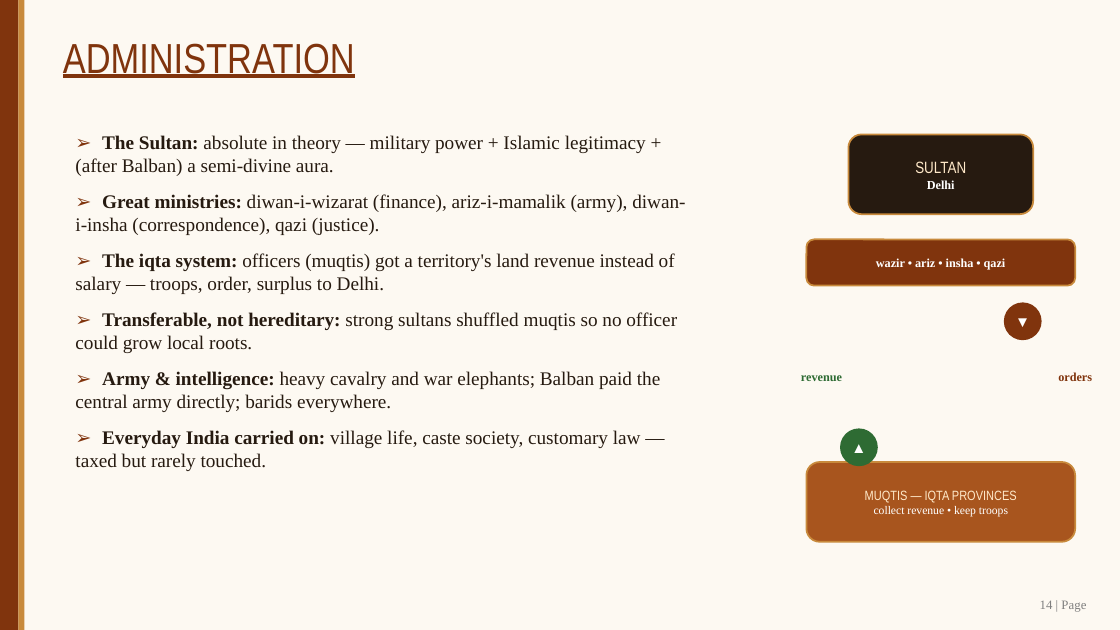
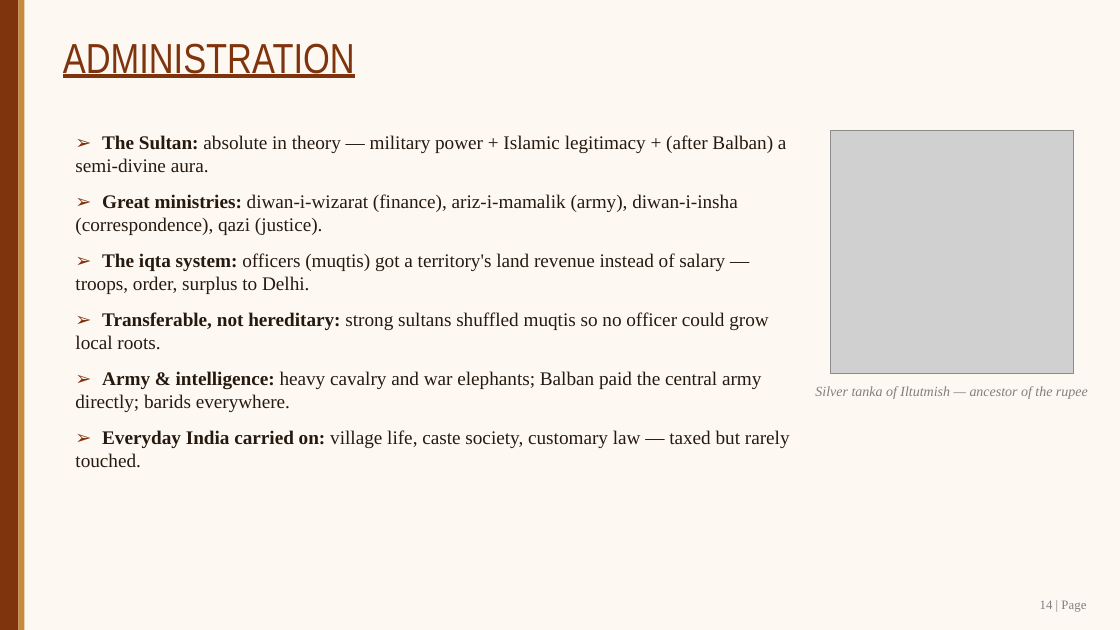
Before and after one commit to SangamSitapuri07/SIH, a slide deck: slide 14 of assignment/Slave_Dynasty_Mamluk_Presentation.pptx. Drawn at 1120x630 pixels with LibreOffice and Linux fonts; fonts in the diff are those of the drawing; grey boxes stand for pictures. Boxes give left, top, right and bottom in pixels: in the first picture for what was removed or moved away, otherwise in the second. Text is boxed around its words. In the diff, an @@ line names an element or a change of style, - is before the commit and + after.

```diff
--- a/assignment/Slave_Dynasty_Mamluk_Presentation.pptx
+++ b/assignment/Slave_Dynasty_Mamluk_Presentation.pptx
@@ text "➢ The Sultan: absolute in ..." rewrapped from (75, 135, 685, 471) to (75, 135, 790, 468) @@
@@ picture added at (830, 130, 1074, 374) @@
@@ rounded rectangle removed at (849, 134, 1033, 214) @@
-SULTAN
-Delhi
@@ rounded rectangle removed at (807, 239, 1075, 286) @@
-wazir • ariz • insha • qazi
@@ ellipse removed at (1004, 302, 1042, 340) @@
-▼
@@ text removed at (801, 375, 842, 381) @@
-revenue
@@ text added at (815, 386, 1088, 399), 12 pt, text #7F7F7F, italic @@
+Silver tanka of Iltutmish — ancestor of the rupee
@@ text removed at (1058, 372, 1092, 381) @@
-orders
@@ ellipse removed at (840, 429, 878, 466) @@
-▲
@@ rounded rectangle removed at (807, 462, 1075, 542) @@
-MUQTIS — IQTA PROVINCES
-collect revenue • keep troops
```
Also in this commit, not shown: 11 other slides changed, 10 other files.
